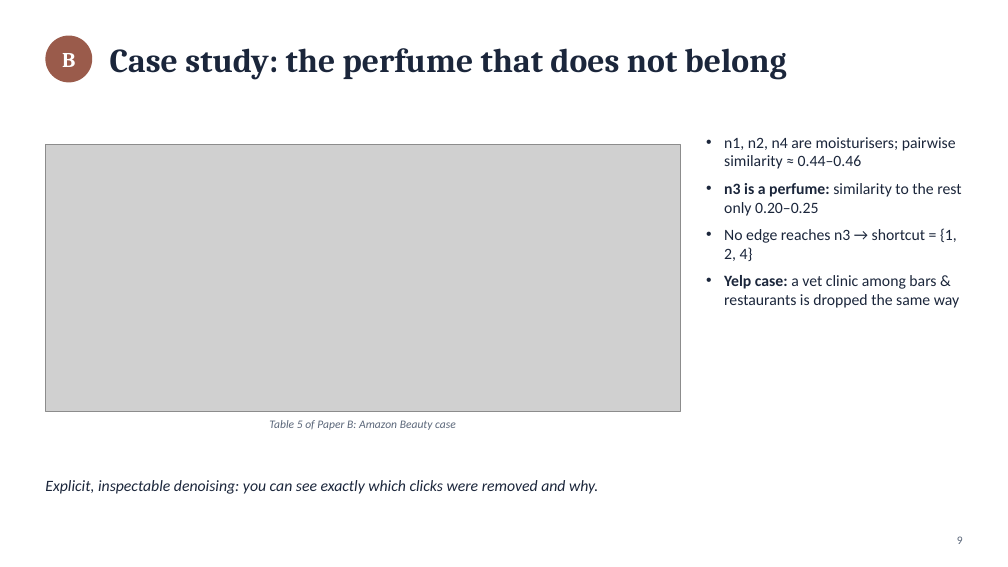
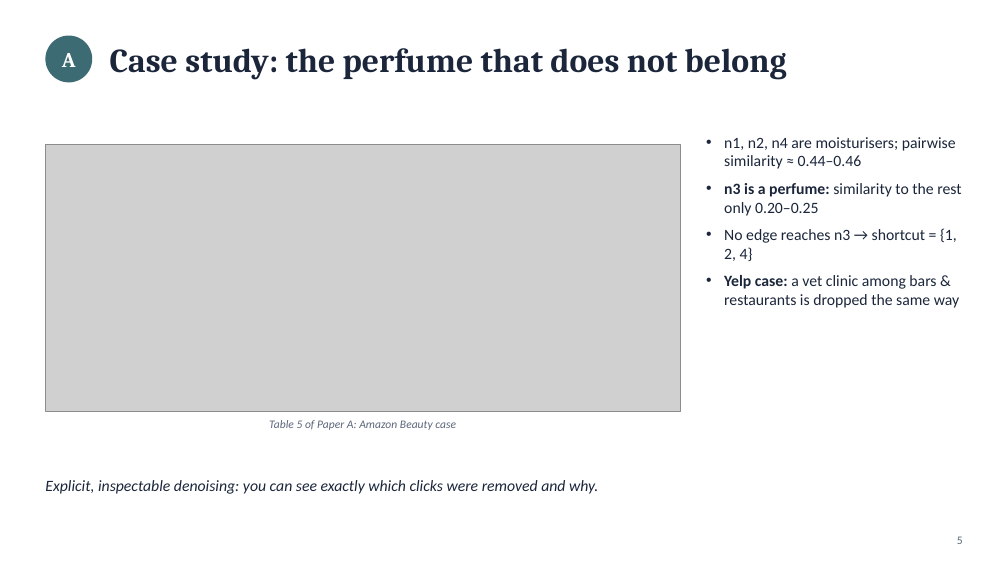
Before and after one commit to CH-Joshua-Hsiao/NYCU-BigDataAnalytics-Papers, a slide deck: slide 5 of paper_presentation.pptx (slide 9 before the commit). Drawn at 1008x567 pixels with LibreOffice and Linux fonts; fonts in the diff are those of the drawing; grey boxes stand for pictures. Boxes give left, top, right and bottom in pixels: in the first picture for what was removed or moved away, otherwise in the second. Text is boxed around its words. In the diff, an @@ line names an element or a change of style, - is before the commit and + after.

```diff
--- a/paper_presentation.pptx
+++ b/paper_presentation.pptx
@@ ellipse "A" at [45,36,92,82]: fill #9A5B4B to #3D6B73 @@
@@ text in ellipse at [62,53,76,67]: text changed @@
-B
+A
@@ text at [269,420,456,430]: text changed @@
-Table 5 of Paper B: Amazon Beauty case
+Table 5 of Paper A: Amazon Beauty case
@@ text at [957,536,963,544]: text changed @@
-9
+5
```
Also in this commit, not shown: 12 other slides changed, 16 other files.
